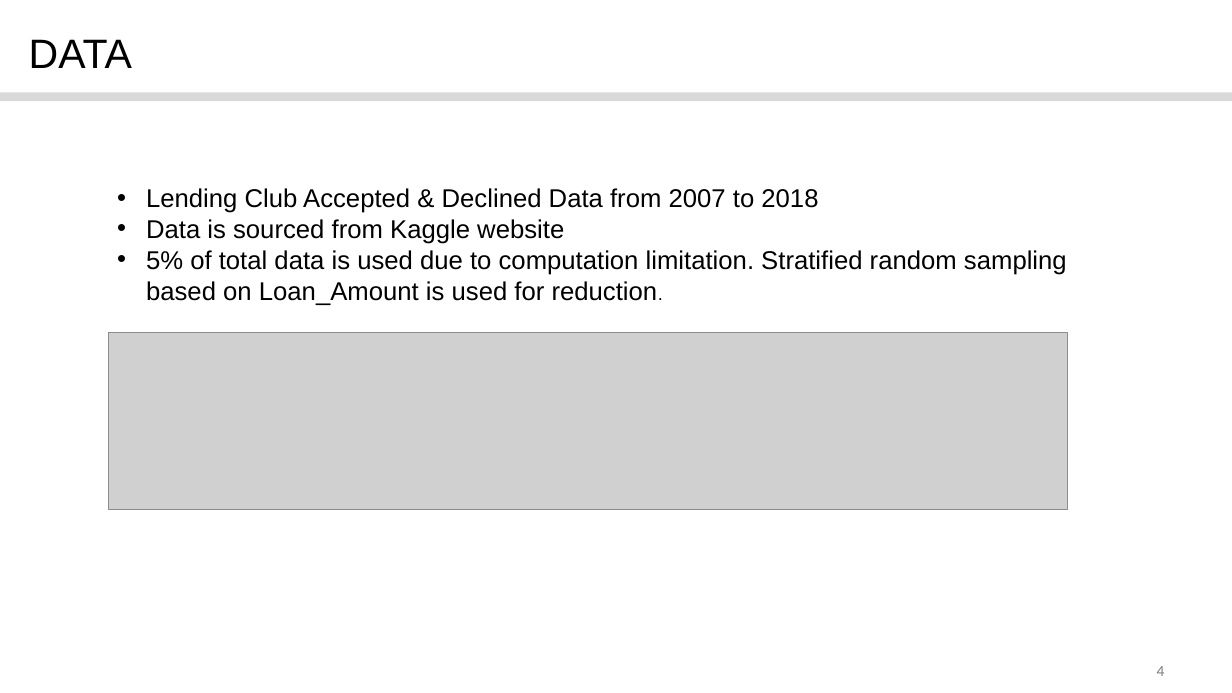
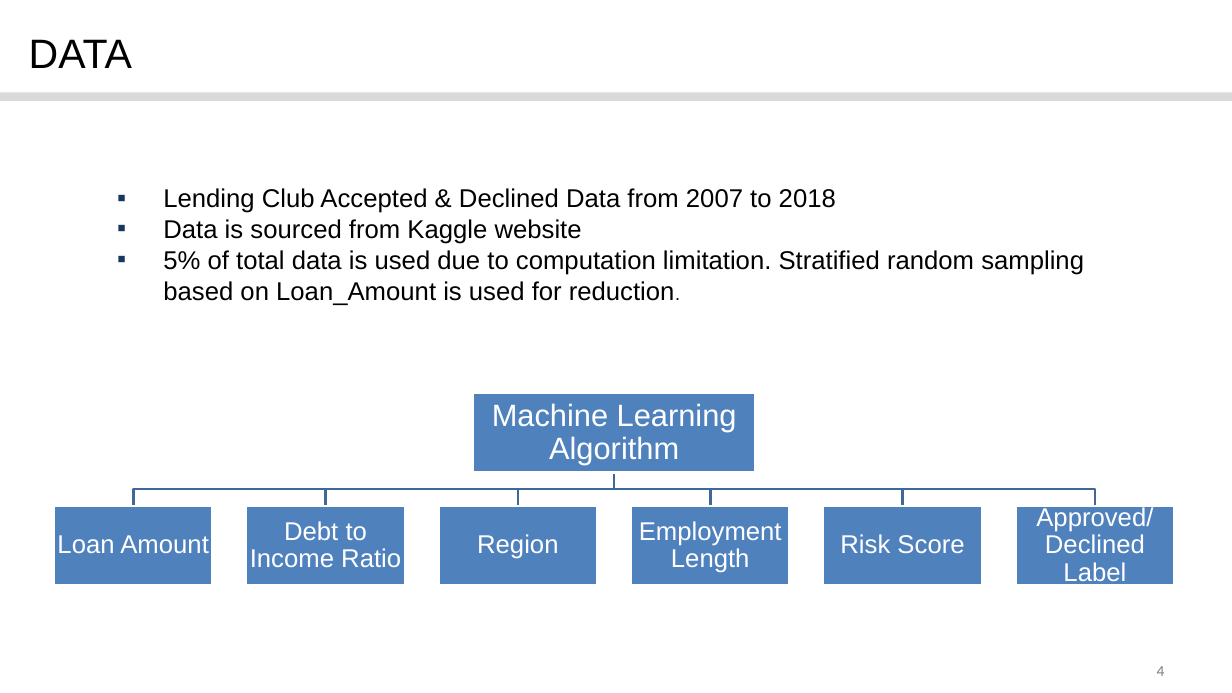
Before and after one commit to CharlesK98/Capstone-Project-2, a slide deck: slide 4 of Capstone Project 2.pptx. Drawn at 1232x693 pixels with LibreOffice and Linux fonts; fonts in the diff are those of the drawing; grey boxes stand for pictures; background and template pictures are left out. Boxes give left, top, right and bottom in pixels: in the first picture for what was removed or moved away, otherwise in the second. Text is boxed around its words. In the diff, an @@ line names an element or a change of style, - is before the commit and + after.

```diff
--- a/Capstone Project 2.pptx
+++ b/Capstone Project 2.pptx
@@ text "Lending Club Accepted & Declined ..." at (163,188,1084,305): bullet • to ▪; bullet colour #000000 to #17375E @@
@@ picture removed at (108,333,1068,510) @@
@@ group added at (54,393,1175,587): 7 rectangles, 7 texts, 6 freeform shapes @@
+Machine Learning Algorithm
+Loan Amount
+Debt to Income Ratio
+Region
+Employment Length
+Risk Score
+Approved/
+Declined Label
```
Also in this commit, not shown: 8 other slides changed.
